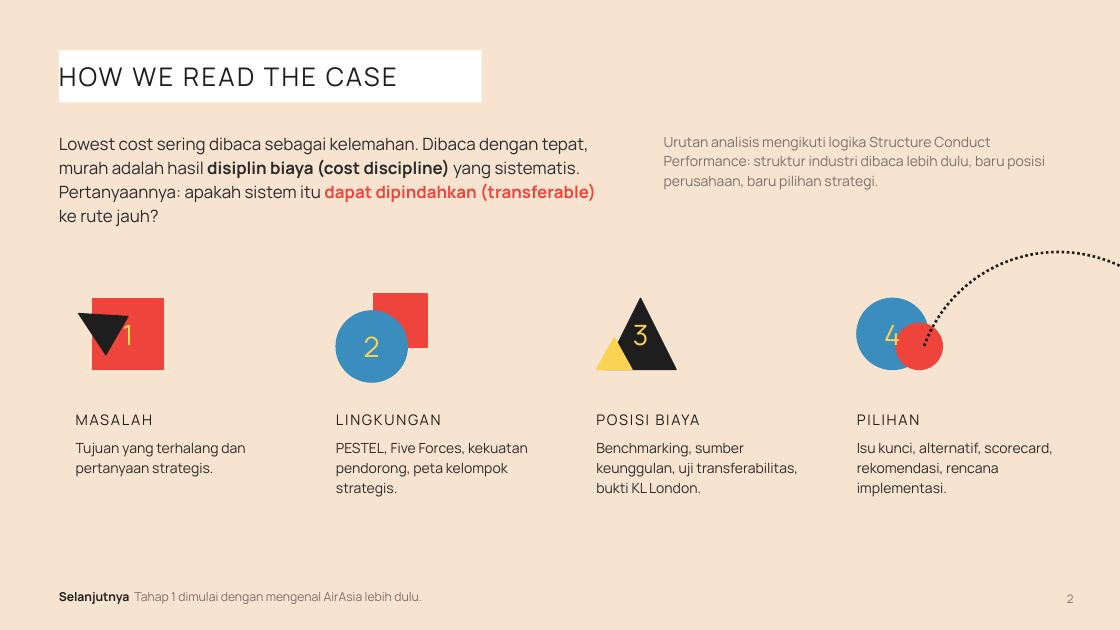
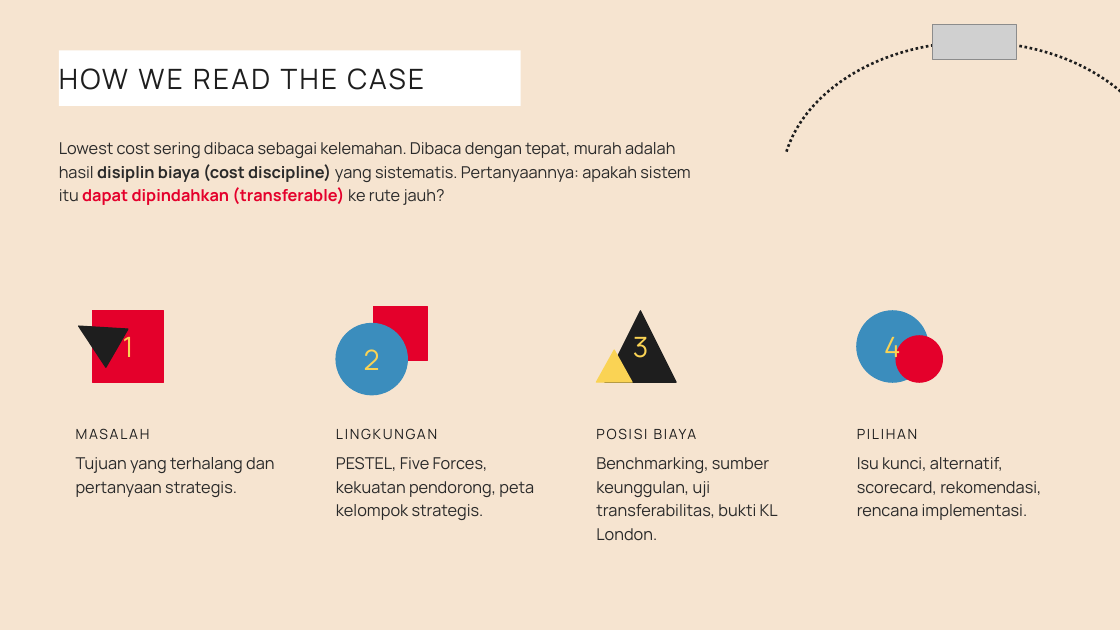
Before and after one commit to aslihabnuri/Dom-Manipulation, a slide deck: slide 2 of strategic-management/airasia-case/SMJKT_Group 3_Aslih_Case AirAsia.pptx. Drawn at 1120x630 pixels with LibreOffice and Linux fonts; fonts in the diff are those of the drawing; grey boxes stand for pictures. Boxes give left, top, right and bottom in pixels: in the first picture for what was removed or moved away, otherwise in the second. Text is boxed around its words. In the diff, an @@ line names an element or a change of style, - is before the commit and + after.

```diff
--- a/strategic-management/airasia-case/SMJKT_Group 3_Aslih_Case AirAsia.pptx
+++ b/strategic-management/airasia-case/SMJKT_Group 3_Aslih_Case AirAsia.pptx
@@ picture added at [933, 24, 1017, 60] @@
@@ rectangle "HOW WE READ THE CASE": place and size @@
-rectangle "HOW WE READ THE CASE" at [59, 50, 481, 103]
+rectangle "HOW WE READ THE CASE" at [59, 50, 521, 106]
@@ rectangle "HOW WE READ THE CASE" at [59, 50, 521, 106]: size 22 to 24 pt @@
@@ arc (boxed as its full ellipse): place and size @@
-arc (boxed as its full ellipse) at [916, 252, 1120, 538]
+arc (boxed as its full ellipse) at [781, 42, 1120, 328]
@@ arc (boxed as its full ellipse) at [781, 42, 1120, 328]: proportions changed @@
@@ text "Lowest cost sering dibaca sebagai ..." at [59, 142, 690, 205]: size 14.5 to 14 pt; text colour #ED443B to #E4002B in "dapat dipindahkan (transferable)"; line spacing 1.18 to 1.2 @@
@@ text removed at [664, 137, 1045, 190] @@
-Urutan analisis mengikuti logika Structure Conduct Performance: struktur industri dibaca lebih dulu, baru posisi perusahaan, baru pilihan strategi.
@@ rectangle at [92, 311, 164, 382]: fill #ED443B to #E4002B; outline #ED443B 1 pt to #E4002B 1 pt @@
@@ 3 texts, 2 triangles, 2 rectangles: place and size @@
-3 texts, 2 triangles, 2 rectangles at [67, 294, 900, 370]
+3 texts, 2 triangles, 2 rectangles at [67, 307, 900, 382]
@@ rectangle at [374, 307, 428, 360]: fill #ED443B to #E4002B; outline #ED443B 1 pt to #E4002B 1 pt @@
@@ ellipse: place and size @@
-ellipse at [897, 323, 943, 370]
+ellipse at [857, 311, 928, 382]
@@ ellipse at [857, 311, 928, 382]: fill #ED443B to #3B8DBD; outline #ED443B 1 pt to #3B8DBD 1 pt @@
@@ 5 texts, 1 ellipse, 1 triangle: place and size @@
-5 texts, 1 ellipse, 1 triangle at [76, 311, 920, 433]
+5 texts, 1 ellipse, 1 triangle at [76, 323, 918, 447]
@@ ellipse: place and size @@
-ellipse at [857, 298, 928, 370]
+ellipse at [897, 336, 943, 382]
@@ ellipse at [897, 336, 943, 382]: fill #3B8DBD to #E4002B; outline #3B8DBD 1 pt to #E4002B 1 pt @@
@@ size 12.5 to 12 pt in 4 elements at [76, 428, 150, 439], [857, 429, 918, 439], [336, 428, 437, 439], [597, 420, 823, 447] @@
@@ text "Tujuan yang terhalang dan pertanyaan ...": place and size @@
-text "Tujuan yang terhalang dan pertanyaan ..." at [76, 442, 245, 477]
+text "Tujuan yang terhalang dan pertanyaan ..." at [76, 457, 274, 497]
@@ text "PESTEL, Five Forces, kekuatan pendorong, ...": place and size @@
-text "PESTEL, Five Forces, kekuatan pendorong, ..." at [336, 442, 528, 497]
+text "PESTEL, Five Forces, kekuatan pendorong, ..." at [336, 457, 534, 520]
@@ text "Benchmarking, sumber keunggulan, uji transferabilitas, ...": place and size @@
-text "Benchmarking, sumber keunggulan, uji transferabilitas, ..." at [596, 443, 798, 493]
+text "Benchmarking, sumber keunggulan, uji transferabilitas, ..." at [596, 457, 778, 541]
@@ size 12 to 14 pt; line spacing 1.18 to 1.2 in 4 elements at [76, 457, 274, 497], [336, 457, 534, 520], [596, 457, 778, 541], [857, 457, 1041, 520] @@
@@ text "Isu kunci, alternatif, scorecard, rekomendasi, ...": place and size @@
-text "Isu kunci, alternatif, scorecard, rekomendasi, ..." at [857, 442, 1053, 497]
+text "Isu kunci, alternatif, scorecard, rekomendasi, ..." at [857, 457, 1041, 520]
@@ text removed at [59, 592, 422, 604] @@
-Selanjutnya Tahap 1 dimulai dengan mengenal AirAsia lebih dulu.
@@ text removed at [1067, 594, 1074, 603] @@
-2
```
Also in this commit, not shown: 18 other slides changed, 1 slide added, 1 slide removed, 14 other files.
